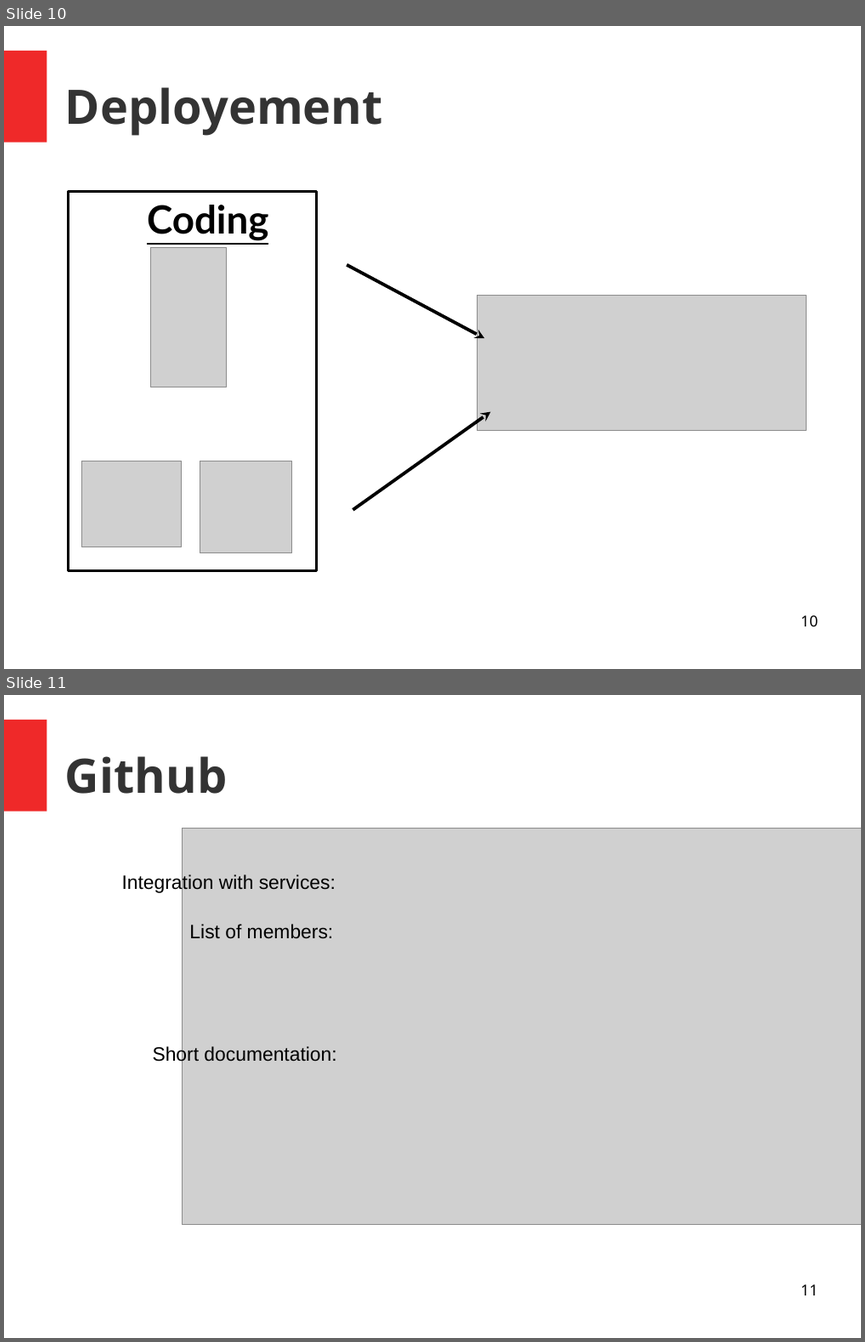
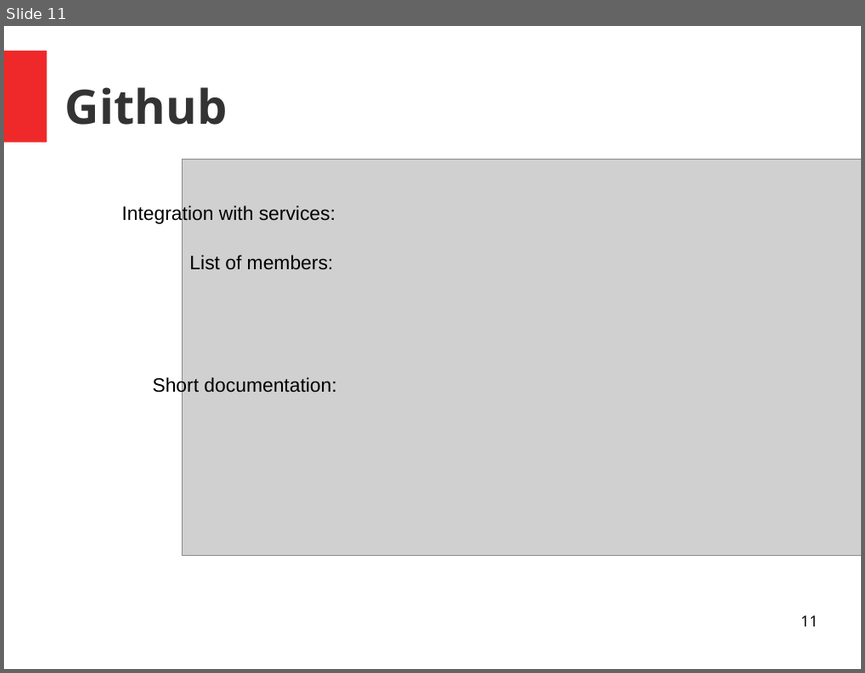
Before and after one commit to unige-pinfo-2019/PInfo3, a slide deck: Docs/Presentations/pres2.odp. Shown one above the other, each under a label of ours: slides 10 and 11 before the commit, slide 11 after it. The pictures are 865x1342 and 865x673 pixels, drawn with LibreOffice and Linux fonts; fonts in the diff are those of the drawing; grey boxes stand for pictures. Boxes give left, top, right and bottom in pixels: in the first picture for what was removed or moved away, otherwise in the second. Text is boxed around its words. In the diff, an @@ line names an element or a change of style, - is before the commit and + after.

Commit message:
presentation update + deploy script update

```diff
--- a/Docs/Presentations/pres2.odp
+++ b/Docs/Presentations/pres2.odp
@@ slide 10 removed at (x1=4, y1=26, x2=861, y2=669), background #FFFFFF; not listed: 1 template element that a slide beside it also shows @@
@@ title removed at (x1=65, y1=87, x2=383, y2=136) @@
-Deployement
@@ rectangle removed at (x1=69, y1=192, x2=317, y2=571) @@
@@ text removed at (x1=147, y1=204, x2=268, y2=241) @@
-Coding
@@ picture removed at (x1=151, y1=247, x2=227, y2=386) @@
@@ arrow removed from (347, 265) to (484, 339) @@
@@ picture removed at (x1=477, y1=295, x2=806, y2=430) @@
@@ arrow removed from (353, 510) to (491, 412) @@
@@ picture removed at (x1=81, y1=460, x2=182, y2=547) @@
@@ picture removed at (x1=200, y1=460, x2=291, y2=553) @@
@@ page number removed at (x1=800, y1=615, x2=817, y2=626) @@
-10
```
Also in this commit, not shown: 3 slides changed, 5 slides added, 6 other slides removed, 1 other file.
